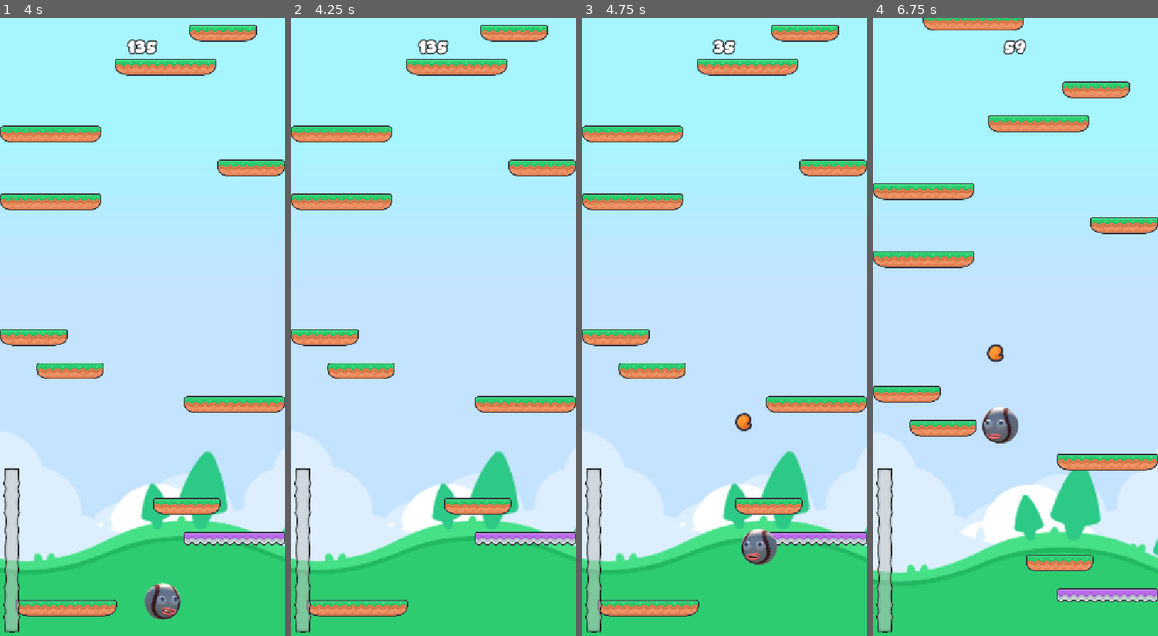
Above: before the commit, frames 1-4 (left to right).
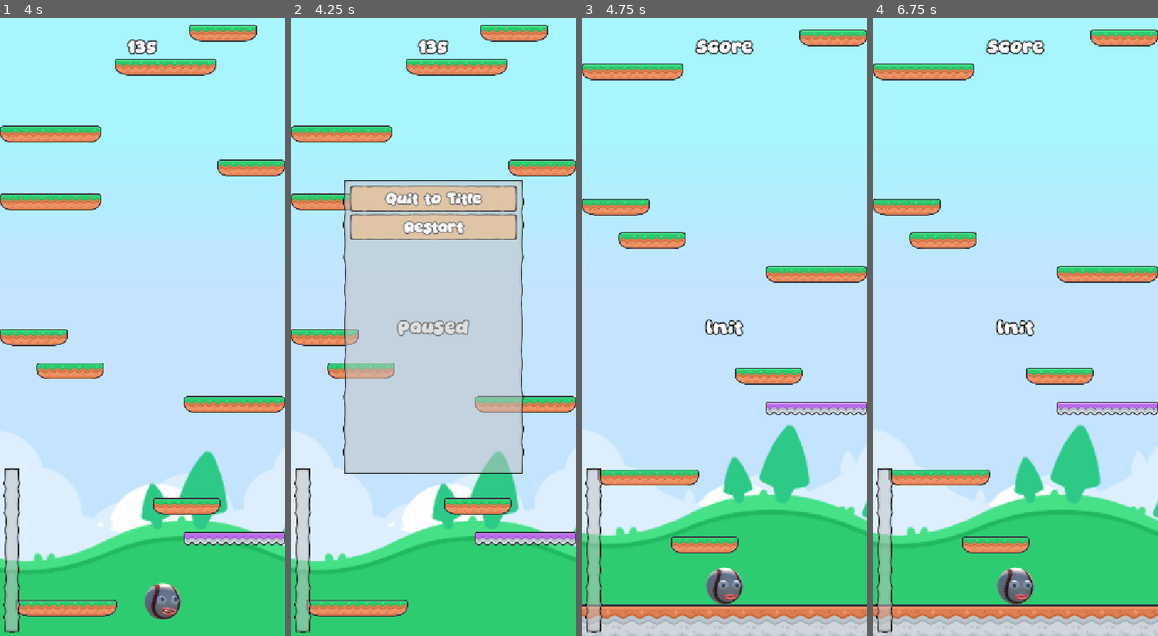
Above: after the commit, the same moments.

Repository: iRadEntertainment/incrediddodlejump
Game: Godot game, scene res://scenes/game.tscn
The game is run twice, just before and just after one commit, with the same random seed, the same clock (stepped at 60 frames per second) and the same inputs.
Inputs (mouse positions are in pixels of both pictures, inside the frame that each line leads up to):
- Up to frame 1 (4 s): tap Enter at 0.5 s; move the mouse to (205, 296) at 0.52 s; press the mouse at (205, 296) at 0.53 s; move the mouse to (85, 357) at 1.27 s; release the mouse at (85, 357) at 1.28 s; click (85, 357) at 1.35 s; move the mouse to (171, 191) at 2.02 s; press the mouse at (171, 191) at 2.03 s; move the mouse to (128, 450) at 2.77 s; release the mouse at (128, 450) at 2.78 s; click (128, 450) at 2.85 s; move the mouse to (228, 419) at 3.52 s; press the mouse at (228, 419) at 3.53 s
- Up to frame 2 (4.25 s): tap Escape (ui_cancel) at 4.15 s
- Up to frame 3 (4.75 s): release the mouse at (810, 419) at 4.25 s; click (724, 228) at 4.25 s, where only the run after the commit has a clickable "Restart"
- Up to frame 4 (6.75 s): move the mouse to (930, 234) at 5.02 s; click (930, 234) at 5.1 s; move the mouse to (1029, 327) at 5.77 s; press the mouse at (1029, 327) at 5.78 s; move the mouse to (972, 172) at 6.52 s; release the mouse at (972, 172) at 6.53 s; click (972, 172) at 6.6 s

Frame 1 is identical in both runs. In frame 2, 30% of the frame differs, in the area x 18-82%, y 26-74%; in frame 3, 25%; in frame 4, 29%.

Commit message:
feat: gui refactored, game state moved to mng and added theme

Diff:
--- a/default_bus_layout.tres
+++ b/default_bus_layout.tres
@@ -2,7 +2,6 @@
 
 [resource]
 bus/0/bypass_fx = true
-bus/0/volume_db = -16.76818
 bus/1/name = &"Sfx"
 bus/1/solo = false
 bus/1/mute = false
@@ -11,9 +10,9 @@
 bus/1/send = &"Master"
 bus/2/name = &"Music"
 bus/2/solo = false
-bus/2/mute = false
+bus/2/mute = true
 bus/2/bypass_fx = false
-bus/2/volume_db = 0.0
+bus/2/volume_db = -0.2904806
 bus/2/send = &"Master"
 bus/3/name = &"UI"
 bus/3/solo = false
--- a/instances/cam.gd
+++ b/instances/cam.gd
@@ -28,7 +28,7 @@
 
 
 func _process(delta: float) -> void:
-	if Mng.game.status != Game.Status.RUNNING:
+	if Mng.state != Mng.State.RUNNING:
 		return
 	if _target_height < position.y:
 		position.y = lerpf(position.y, _target_height, delta * follow_speed)
--- a/instances/enemies/enemy_mng.gd
+++ b/instances/enemies/enemy_mng.gd
@@ -14,7 +14,7 @@
 	_next_spawn_height = 500
 	#_next_spawn_height = Mng.MAX_ENEMY_SPAWN_HEIGHT
 	clear()
-	game.status_updated.connect(_on_game_status_updated)
+	Mng.state_updated.connect(_on_game_state_updated)
 	game.max_height_updated.connect(_on_max_height_updated)
 
 
@@ -53,6 +53,6 @@
 		generate_enemy()
 
 
-func _on_game_status_updated(game_status: Game.Status) -> void:
-	if game_status == Game.Status.INIT:
+func _on_game_state_updated(game_state: Mng.State) -> void:
+	if game_state == Mng.State.INIT:
 		clear()
--- a/instances/platform.gd
+++ b/instances/platform.gd
@@ -54,10 +54,10 @@
 	var safe_pos_x: float = Mng.viewport_half_size.x - _half_size
 	position.x = clamp(position.x, -safe_pos_x, safe_pos_x)
 
-	Mng.game.status_updated.connect(_on_game_status_updated)
+	Mng.state_updated.connect(_on_game_state_updated)
 	if is_moving:
 		_dir_x = 1 if Mng.rng.randf() > 0.5 else -1
-	_on_game_status_updated(Mng.game.status)
+	_on_game_state_updated(Mng.state)
 
 	if has_spring:
 		var spring: Spring = preload("uid://bnm2aowmnwtdk").instantiate()
@@ -129,6 +129,6 @@
 	elif position.x - _half_size < -Mng.viewport_half_size.x: _dir_x = 1
 
 
-func _on_game_status_updated(game_status: Game.Status) -> void:
-	set_process(game_status == Game.Status.RUNNING)
-	set_physics_process(game_status == Game.Status.RUNNING and is_moving)
+func _on_game_state_updated(game_state: Mng.State) -> void:
+	set_process(game_state == Mng.State.RUNNING)
+	set_physics_process(game_state == Mng.State.RUNNING and is_moving)
--- a/instances/player.gd
+++ b/instances/player.gd
@@ -34,9 +34,9 @@
 
 func _ready() -> void:
 	size_x = sprite.texture.get_size().x * sprite.scale.x
-	set_process(Mng.game.status == Game.Status.RUNNING)
-	set_physics_process(Mng.game.status == Game.Status.RUNNING)
-	Mng.game.status_updated.connect(_on_game_status_updated)
+	set_process(Mng.state == Mng.State.RUNNING)
+	set_physics_process(Mng.state == Mng.State.RUNNING)
+	Mng.state_updated.connect(_on_game_state_updated)
 
 
 func _input(event: InputEvent) -> void:
@@ -133,11 +133,11 @@
 		var diff_vector: Vector2 = by_enemy.position.direction_to(position).normalized()
 		velocity = diff_vector * 200
 	await get_tree().create_timer(1.0).timeout
-	Mng.game.status = Game.Status.GAME_OVER
+	Mng.state = Mng.State.GAME_OVER
 
 
-func _on_game_status_updated(game_status: Game.Status) -> void:
-	if game_status == Game.Status.GAME_OVER:
+func _on_game_state_updated(game_state: Mng.State) -> void:
+	if game_state == Mng.State.GAME_OVER:
 		queue_free()
-	set_process(Mng.game.status == Game.Status.RUNNING)
-	set_physics_process(Mng.game.status == Game.Status.RUNNING)
+	set_process(Mng.state == Mng.State.RUNNING)
+	set_physics_process(Mng.state == Mng.State.RUNNING)
--- /dev/null
+++ b/scenes/UI/hud.gd
@@ -0,0 +1,26 @@
+class_name HUD
+extends Control
+
+@onready var lb_score: Label = %lb_score
+@onready var lb_state: Label = %lb_state
+@onready var prog_difficulty: TextureProgressBar = %prog_difficulty
+
+
+func _ready() -> void:
+	prog_difficulty.value = 0
+	Mng.game.score_updated.connect(_on_score_updated)
+
+	Mng.state_updated.connect(_on_game_state_updated)
+	_on_game_state_updated(Mng.state)
+
+
+func _on_score_updated(score: int) -> void:
+	lb_score.text = "%d" % [score]
+	prog_difficulty.value = Mng.game.current_difficulty
+
+
+func _on_game_state_updated(game_state: Mng.State) -> void:
+	if not is_node_ready():
+		await ready
+	lb_state.text = str(Mng.State.keys()[game_state as int]).capitalize()
+	lb_state.visible = game_state != Mng.State.RUNNING
--- /dev/null
+++ b/scenes/UI/hud.tscn
@@ -0,0 +1,68 @@
+[gd_scene format=3 uid="uid://da12wyo51l8rd"]
+
+[ext_resource type="Texture2D" uid="uid://clfgp6fswn6qr" path="res://assets/UI/difficulty_bar_background.png" id="1_rd3kb"]
+[ext_resource type="Script" uid="uid://c810tv4ugogk3" path="res://scenes/UI/hud.gd" id="1_y5tme"]
+[ext_resource type="Texture2D" uid="uid://c7g7aovmd884e" path="res://assets/UI/difficulty_bar_foreground.png" id="2_y5tme"]
+
+[node name="hud" type="Control" unique_id=1132203215]
+layout_mode = 3
+anchors_preset = 15
+anchor_right = 1.0
+anchor_bottom = 1.0
+grow_horizontal = 2
+grow_vertical = 2
+script = ExtResource("1_y5tme")
+
+[node name="lb_score" type="Label" parent="." unique_id=56636476]
+unique_name_in_owner = true
+layout_mode = 1
+anchors_preset = 10
+anchor_right = 1.0
+offset_top = 33.0
+offset_bottom = 56.0
+grow_horizontal = 2
+theme_override_constants/outline_size = 8
+theme_override_font_sizes/font_size = 32
+text = "Score"
+horizontal_alignment = 1
+vertical_alignment = 1
+
+[node name="lb_state" type="Label" parent="." unique_id=211415395]
+unique_name_in_owner = true
+layout_mode = 1
+anchors_preset = 14
+anchor_top = 0.5
+anchor_right = 1.0
+anchor_bottom = 0.5
+offset_top = -21.0
+offset_bottom = 21.0
+grow_horizontal = 2
+grow_vertical = 2
+theme_override_constants/outline_size = 8
+theme_override_font_sizes/font_size = 32
+text = "status"
+horizontal_alignment = 1
+vertical_alignment = 1
+
+[node name="prog_difficulty" type="TextureProgressBar" parent="." unique_id=1992332244]
+unique_name_in_owner = true
+layout_mode = 1
+anchors_preset = 2
+anchor_top = 1.0
+anchor_bottom = 1.0
+offset_left = 7.0
+offset_top = -319.0
+offset_right = 38.0
+offset_bottom = -6.0
+grow_vertical = 0
+max_value = 1.5
+step = 0.001
+value = 0.635
+fill_mode = 3
+nine_patch_stretch = true
+stretch_margin_left = 6
+stretch_margin_top = 6
+stretch_margin_right = 6
+stretch_margin_bottom = 6
+texture_under = ExtResource("1_rd3kb")
+texture_progress = ExtResource("2_y5tme")
--- /dev/null
+++ b/scenes/UI/in_game_menu.gd
@@ -0,0 +1,14 @@
+class_name InGameMenu
+extends Control
+
+
+func _ready() -> void:
+	hide()
+
+
+func _on_btn_title_pressed() -> void:
+	Mng.go_to_title()
+
+
+func _on_btn_restart_pressed() -> void:
+	Mng.restart()
--- /dev/null
+++ b/scenes/UI/in_game_menu.tscn
@@ -0,0 +1,45 @@
+[gd_scene format=3 uid="uid://cikjhn7t0pxs4"]
+
+[ext_resource type="Script" uid="uid://tajgnb6g1vq2" path="res://scenes/UI/in_game_menu.gd" id="1_co4s4"]
+
+[node name="in_game_menu" type="Control" unique_id=1680935391]
+layout_mode = 3
+anchors_preset = 15
+anchor_right = 1.0
+anchor_bottom = 1.0
+grow_horizontal = 2
+grow_vertical = 2
+script = ExtResource("1_co4s4")
+
+[node name="pnl" type="PanelContainer" parent="." unique_id=1920418976]
+layout_mode = 1
+anchors_preset = 8
+anchor_left = 0.5
+anchor_top = 0.5
+anchor_right = 0.5
+anchor_bottom = 0.5
+offset_left = -171.0
+offset_top = -280.0
+offset_right = 171.0
+offset_bottom = 280.0
+grow_horizontal = 2
+grow_vertical = 2
+
+[node name="ColorRect" type="ColorRect" parent="pnl" unique_id=1832545032]
+visible = false
+layout_mode = 2
+color = Color(0.7176471, 0.85882354, 0.6666667, 1)
+
+[node name="vb" type="VBoxContainer" parent="pnl" unique_id=640604041]
+layout_mode = 2
+
+[node name="btn_title" type="Button" parent="pnl/vb" unique_id=427034985]
+layout_mode = 2
+text = "Quit to Title"
+
+[node name="btn_restart" type="Button" parent="pnl/vb" unique_id=258777132]
+layout_mode = 2
+text = "Restart"
+
+[connection signal="pressed" from="pnl/vb/btn_title" to="." method="_on_btn_title_pressed"]
+[connection signal="pressed" from="pnl/vb/btn_restart" to="." method="_on_btn_restart_pressed"]
--- a/scenes/game.gd
+++ b/scenes/game.gd
@@ -5,27 +5,11 @@
 @onready var coll_left: CollisionShape2D = %coll_left
 @onready var coll_right: CollisionShape2D = %coll_right
 
-@onready var sfx_start: AudioStreamPlayer = %sfx_start
-@onready var sfx_game_over: AudioStreamPlayer = %sfx_game_over
-
 @onready var enemies: Node2D = %enemies
 @onready var projectiles: Node2D = %projectiles
 
 
 var grace_deadzone_height = 256.0 #px
-
-enum Status { INIT, RUNNING, GAME_OVER }
-
-var status: Status = Status.INIT:
-	set(value):
-		if status == value:
-			return
-		status = value
-		set_process(status == Status.RUNNING)
-		status_updated.emit(status)
-		match status:
-			Status.RUNNING: sfx_start.play()
-			Status.GAME_OVER: sfx_game_over.play()
 
 var bottom_deadzone_height: float = 0.0
 var current_height: float = 0.0
@@ -57,8 +41,6 @@
 
 var current_difficulty: float # between 0 and 1 depending on the score_raw
 
-
-signal status_updated(status: Status)
 signal max_height_updated(max_height: float)
 signal score_updated(score_raw: int)
 
@@ -77,17 +59,9 @@
 func _input(event: InputEvent) -> void:
 	if event is InputEventMouseButton:
 		if event.is_released(): return
-		match status:
-			Status.INIT: start_game()
-			Status.GAME_OVER: restart()
-
-
-func start_game() -> void:
-	status = Status.RUNNING
-
-
-func restart() -> void:
-	get_tree().reload_current_scene()
+		match Mng.state:
+			Mng.State.INIT: Mng.state = Mng.State.RUNNING
+			Mng.State.GAME_OVER: Mng.gui.toggle_in_game_menu()
 
 
 func _process(_delta: float) -> void:
@@ -96,7 +70,7 @@
 
 	# game over condition
 	if current_height < bottom_deadzone_height:
-		status = Status.GAME_OVER
+		Mng.state = Mng.State.GAME_OVER
 
 	# going up
 	if max_height < current_height:
--- a/scenes/game.tscn
+++ b/scenes/game.tscn
@@ -31,18 +31,6 @@
 
 [node name="game" type="Node2D" unique_id=717966906]
 script = ExtResource("1_80nbo")
-
-[node name="sfx" type="Node" parent="." unique_id=461834367]
-
-[node name="sfx_start" type="AudioStreamPlayer" parent="sfx" unique_id=2128382834]
-unique_name_in_owner = true
-mix_target = 2
-bus = &"UI"
-
-[node name="sfx_game_over" type="AudioStreamPlayer" parent="sfx" unique_id=1196523111]
-unique_name_in_owner = true
-mix_target = 2
-bus = &"UI"
 
 [node name="bg_fix" type="CanvasLayer" parent="." unique_id=818281333]
 layer = -1
--- a/scenes/gui.gd
+++ b/scenes/gui.gd
@@ -2,27 +2,30 @@
 extends CanvasLayer
 
 
-@onready var lb_score: Label = %lb_score
-@onready var lb_status: Label = %lb_status
-@onready var prog_difficulty: TextureProgressBar = %prog_difficulty
+@onready var hud: HUD = %hud
+@onready var in_game_menu: InGameMenu = %in_game_menu
 
 
 func _init() -> void:
 	Mng.gui = self
 
 
-func _ready() -> void:
-	prog_difficulty.value = 0
-	Mng.game.score_updated.connect(_on_score_updated)
-	Mng.game.status_updated.connect(_on_game_status_updated)
-	_on_game_status_updated(Mng.game.status)
+#func _ready() -> void:
+	#in_game_menu.visibility_changed.connect(_on_menu_visibility_changed)
 
 
-func _on_score_updated(score: int) -> void:
-	lb_score.text = "%d" % [score]
-	prog_difficulty.value = Mng.game.current_difficulty
+func _unhandled_input(event: InputEvent) -> void:
+	if event.is_action_pressed(&"ui_cancel"):
+		toggle_in_game_menu()
 
 
-func _on_game_status_updated(game_status: Game.Status) -> void:
-	lb_status.text = str(Game.Status.keys()[game_status as int]).capitalize()
-	lb_status.visible = game_status != Game.Status.RUNNING
+func toggle_in_game_menu() -> void:
+	in_game_menu.visible = !in_game_menu.visible
+	if in_game_menu.visible:
+		Mng.state = Mng.State.PAUSED
+	else:
+		Mng.state = Mng.state_prev
+
+
+#func _on_menu_visibility_changed() -> void:
+	#get_tree().paused = visible
--- a/scenes/gui.tscn
+++ b/scenes/gui.tscn
@@ -1,71 +1,15 @@
 [gd_scene format=3 uid="uid://dwsc766o7sdj0"]
 
 [ext_resource type="Script" uid="uid://cdnvvopn1kuau" path="res://scenes/gui.gd" id="1_80edf"]
-[ext_resource type="Texture2D" uid="uid://clfgp6fswn6qr" path="res://assets/UI/difficulty_bar_background.png" id="2_ynd5l"]
-[ext_resource type="Texture2D" uid="uid://c7g7aovmd884e" path="res://assets/UI/difficulty_bar_foreground.png" id="3_b8iy7"]
+[ext_resource type="PackedScene" uid="uid://da12wyo51l8rd" path="res://scenes/UI/hud.tscn" id="2_ynd5l"]
+[ext_resource type="PackedScene" uid="uid://cikjhn7t0pxs4" path="res://scenes/UI/in_game_menu.tscn" id="4_b8iy7"]
 
 [node name="GUI" type="CanvasLayer" unique_id=1756479393]
+process_mode = 3
 script = ExtResource("1_80edf")
-metadata/_edit_horizontal_guides_ = [915.0, 714.0, 503.0, -173.0]
 
-[node name="hud" type="Control" parent="." unique_id=1035608546]
-layout_mode = 3
-anchors_preset = 15
-anchor_right = 1.0
-anchor_bottom = 1.0
-grow_horizontal = 2
-grow_vertical = 2
+[node name="hud" parent="." unique_id=1132203215 instance=ExtResource("2_ynd5l")]
+unique_name_in_owner = true
 
-[node name="lb_score" type="Label" parent="hud" unique_id=2050744400]
+[node name="in_game_menu" parent="." unique_id=1680935391 instance=ExtResource("4_b8iy7")]
 unique_name_in_owner = true
-layout_mode = 1
-anchors_preset = 10
-anchor_right = 1.0
-offset_top = 33.0
-offset_bottom = 56.0
-grow_horizontal = 2
-theme_override_constants/outline_size = 8
-theme_override_font_sizes/font_size = 32
-text = "Score"
-horizontal_alignment = 1
-vertical_alignment = 1
-
-[node name="lb_status" type="Label" parent="hud" unique_id=1612926322]
-unique_name_in_owner = true
-layout_mode = 1
-anchors_preset = 14
-anchor_top = 0.5
-anchor_right = 1.0
-anchor_bottom = 0.5
-offset_top = -21.0
-offset_bottom = 21.0
-grow_horizontal = 2
-grow_vertical = 2
-theme_override_constants/outline_size = 8
-theme_override_font_sizes/font_size = 32
-text = "status"
-horizontal_alignment = 1
-vertical_alignment = 1
-
-[node name="prog_difficulty" type="TextureProgressBar" parent="hud" unique_id=1473479490]
-unique_name_in_owner = true
-layout_mode = 1
-anchors_preset = 2
-anchor_top = 1.0
-anchor_bottom = 1.0
-offset_left = 7.0
-offset_top = -319.0
-offset_right = 38.0
-offset_bottom = -6.0
-grow_vertical = 0
-max_value = 1.5
-step = 0.001
-value = 0.635
-fill_mode = 3
-nine_patch_stretch = true
-stretch_margin_left = 6
-stretch_margin_top = 6
-stretch_margin_right = 6
-stretch_margin_bottom = 6
-texture_under = ExtResource("2_ynd5l")
-texture_progress = ExtResource("3_b8iy7")
--- a/scripts/aud.gd
+++ b/scripts/aud.gd
@@ -2,7 +2,8 @@
 extends Node
 
 @onready var music: AudioStreamPlayer = $music
-
+@onready var sfx_start: AudioStreamPlayer = %sfx_start
+@onready var sfx_game_over: AudioStreamPlayer = %sfx_game_over
 
 func _ready() -> void:
 	play_theme_music()
--- a/scripts/aud.tscn
+++ b/scripts/aud.tscn
@@ -10,3 +10,15 @@
 stream = ExtResource("2_rn8fe")
 bus = &"Music"
 parameters/looping = true
+
+[node name="sfx" type="Node" parent="." unique_id=2117001878]
+
+[node name="sfx_start" type="AudioStreamPlayer" parent="sfx" unique_id=612050108]
+unique_name_in_owner = true
+mix_target = 2
+bus = &"UI"
+
+[node name="sfx_game_over" type="AudioStreamPlayer" parent="sfx" unique_id=96467836]
+unique_name_in_owner = true
+mix_target = 2
+bus = &"UI"
--- a/scripts/mng.gd
+++ b/scripts/mng.gd
@@ -25,7 +25,52 @@
 var viewport_size: Vector2
 var viewport_half_size: Vector2
 
+#region State
+enum State { INIT, RUNNING, GAME_OVER, PAUSED }
+
+var state: State = State.INIT: set = _set_state
+var state_prev: State
+var game_seed: String
+
+signal state_updated(state: State)
+#endregion
 
 func _ready() -> void:
 	viewport_size = get_viewport().get_visible_rect().size
 	viewport_half_size = viewport_size * 0.5
+
+
+func go_to_title() -> void:
+	pass
+
+
+func start_game(new_game_seed: String = "") -> void:
+	if new_game_seed:
+		game_seed = new_game_seed
+
+	rng.seed = hash(game_seed)
+	get_tree().paused = false
+	state = State.INIT
+	get_tree().change_scene_to_file("res://scenes/game.tscn")
+
+
+func restart() -> void:
+	rng.seed = hash(game_seed)
+	get_tree().paused = false
+	get_tree().reload_current_scene()
+	state = State.INIT
+
+
+func _set_state(new_state: State) -> void:
+	if state == new_state:
+		return
+	state_prev = state
+	state = new_state
+	set_process(state == State.RUNNING)
+
+	get_tree().paused = state != State.RUNNING
+	match state:
+		State.RUNNING: Aud.sfx_start.play()
+		State.GAME_OVER: Aud.sfx_game_over.play()
+
+	state_updated.emit(state)
--- a/scripts/platform_mng.gd
+++ b/scripts/platform_mng.gd
@@ -18,7 +18,7 @@
 
 
 func _ready() -> void:
-	game.status_updated.connect(_on_game_status_updated)
+	Mng.state_updated.connect(_on_game_state_updated)
 	clear()
 	generate_platforms()
 	game.max_height_updated.connect(_on_max_height_updated)
@@ -78,7 +78,7 @@
 	_generated_height = _gen_target_height
 
 
-func _on_game_status_updated(game_status: Game.Status) -> void:
-	if game_status == Game.Status.INIT:
+func _on_game_state_updated(game_state: Mng.State) -> void:
+	if game_state == Mng.State.INIT:
 		clear()
 		generate_platforms()
Binary file added: assets/Theme/angry_birds_ref.webp
Not shown, added: assets/Theme/angry_birds_ref.webp.import
Binary file changed: assets/Theme/incredi.theme
Binary file added: assets/UI/button_clear.png
Not shown, added: assets/UI/button_clear.png.import
Binary file added: assets/UI/button_focus.png
Not shown, added: assets/UI/button_focus.png.import
Not shown, added: scenes/UI/hud.gd.uid
Not shown, added: scenes/UI/in_game_menu.gd.uid
Not shown, added: assets/UI/button.kra
Not shown, added: assets/UI/button.kra~
Not shown, added: assets/UI/button_clear.png~
(and 1 more such lines)
